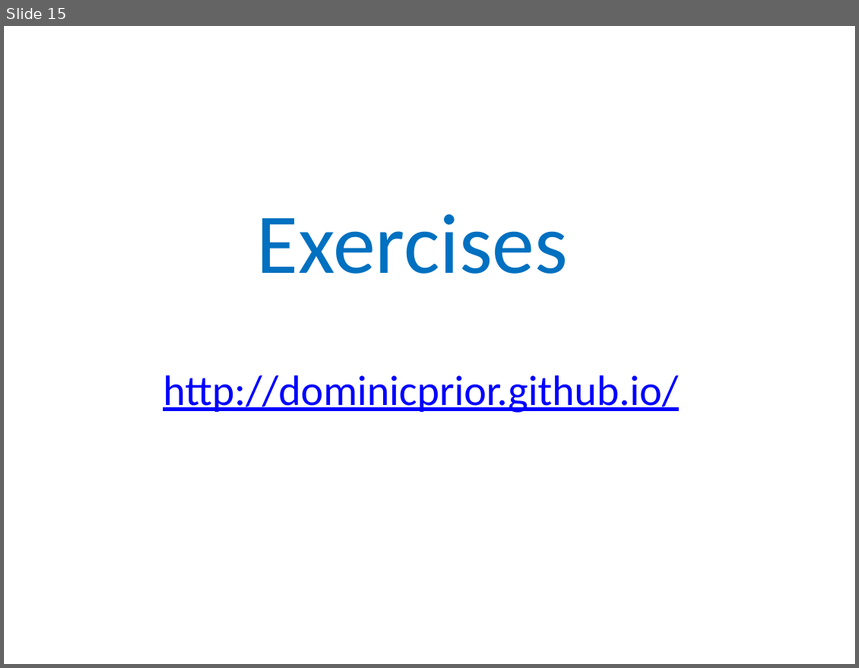
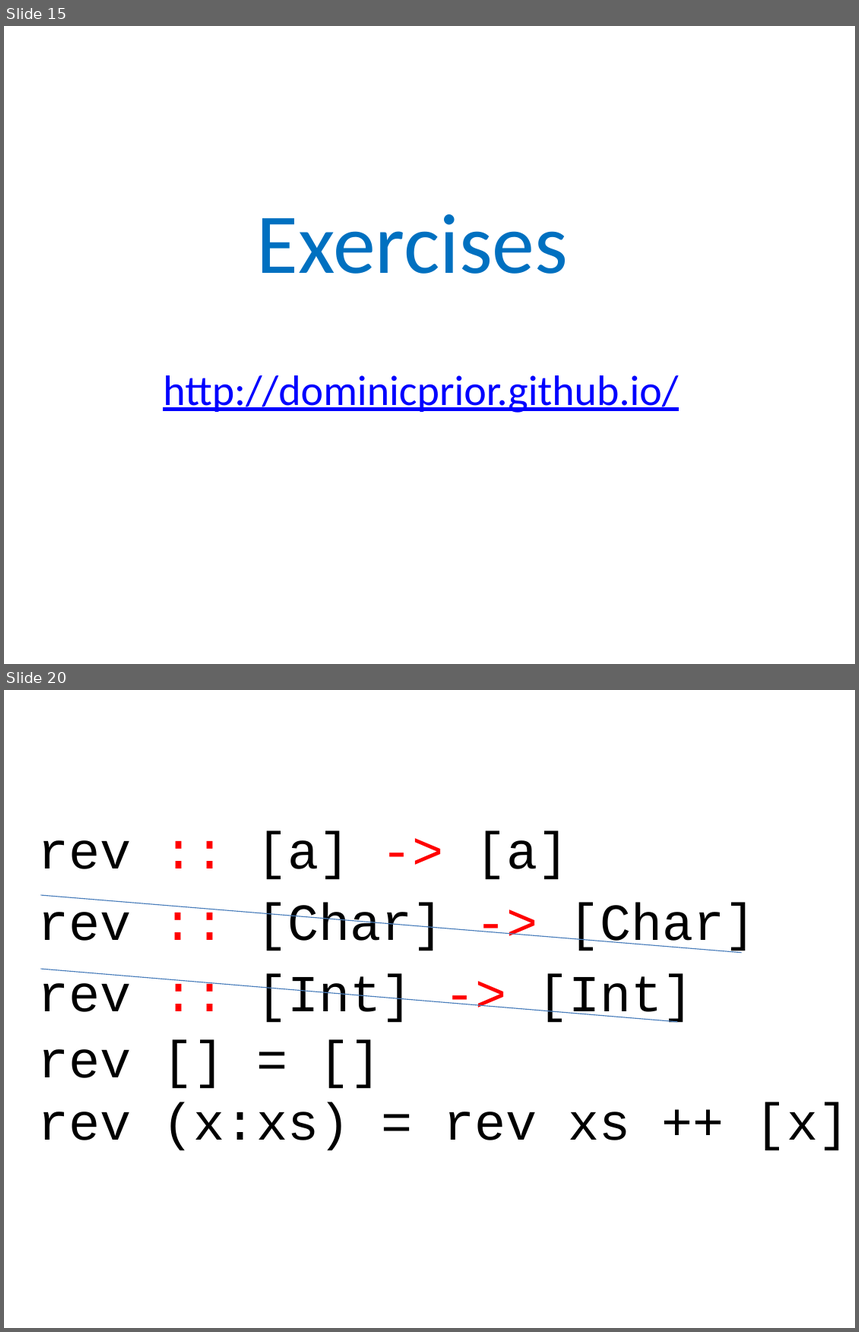
Before and after one commit to dominicprior/beginning-haskell-course, a slide deck: beginning-haskell.pptx. Shown one above the other, each under a label of ours: slide 15 before the commit, slides 15 and 20 after it; the slides between them are not shown. The pictures are 859x668 and 859x1332 pixels, drawn with LibreOffice and Linux fonts; fonts in the diff are those of the drawing. Boxes give left, top, right and bottom in pixels: in the first picture for what was removed or moved away, otherwise in the second. Text is boxed around its words. In the diff, an @@ line names an element or a change of style, - is before the commit and + after.

```diff
--- a/beginning-haskell.pptx
+++ b/beginning-haskell.pptx
@@ slide 20 added at [4, 690, 855, 1328], background #FFFFFF @@
@@ text added at [38, 831, 569, 880], 44 pt, text #000000 @@
+rev :: [a] -> [a]
@@ text added at [38, 903, 756, 953], 44 pt, text #000000 @@
+rev :: [Char] -> [Char]
@@ line added from (40, 895) to (742, 953), #4B7EBC 0.75 pt @@
@@ text added at [38, 974, 693, 1023], 44 pt, text #000000 @@
+rev :: [Int] -> [Int]
@@ line added from (40, 969) to (677, 1022), #4B7EBC 0.75 pt @@
@@ text added at [38, 1049, 849, 1151], 44 pt, text #000000 @@
+rev [] = []
+rev (x:xs) = rev xs ++ [x]
```
Also in this commit, not shown: 7 other slides added.
